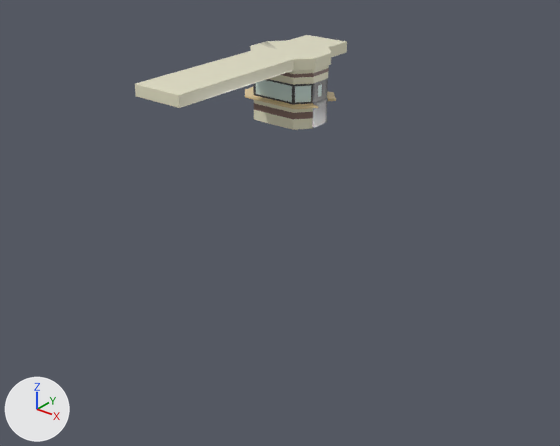
Renders of the FBX model DSH NEWS/Assets/Modelling_underground/Ticketing.fbx from each side of a commit.
Before and after are seen from a 50 mm lens placed at (-1.3, -37.4, 9.0), pointed at (-24.2, -8.6, -8.8). The axes (+X, +Y, +Z) are drawn at lower left. The lights are the same throughout. The picture after the commit comes second. Vertices at exactly the same position are counted once.

Names of what the first picture shows: 'Ticketing'.
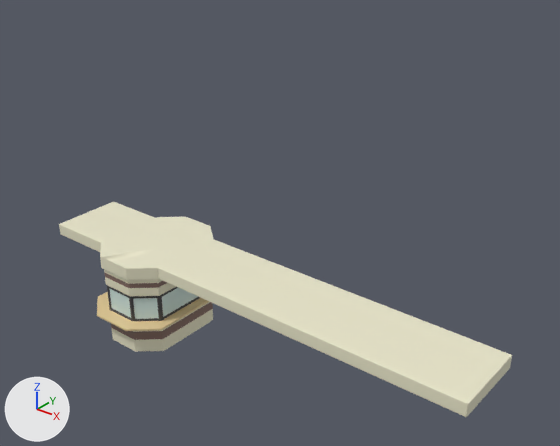
Where the change shows, as pixel boxes (x1, y1, x2, y2) in the pictures (560 x 446 px; the box of a moved part takes in the faces that stretch with it):
'Ticketing', reshaped, moved, turned: before (135, 35, 347, 130); after (59, 202, 512, 417)
part 1 of me_mesh, moved or reshaped: before (298, 35, 347, 48); after (59, 202, 139, 241)
part 2 of me_mesh, moved or reshaped: before (199, 38, 338, 83); after (86, 212, 297, 312)
part 3 of me_mesh, moved or reshaped: before (135, 66, 241, 100); after (245, 272, 512, 410)
part 4 of me_mesh, moved or reshaped: before (337, 46, 347, 55); after (60, 230, 87, 246)
part 5 of me_mesh, moved or reshaped: before (135, 80, 241, 108); after (245, 312, 511, 417)

Edits to the bpy script that builds the scene:
```text
Change me_mesh:
    used by ob_ticketing; location = (-32.31, 2.46, -6.0); rotation_euler = (1.571, 0.0, 0.0), in degrees (90, 0, 0); scale = (0.0102, 0.0101, 0.0102)
    remove me_mesh.from_pydata(...)  # 10910 vertices, 10887 faces; spans x -305.0..304.0, y -155.0..309.0, z -407.0..1166.0
    add me_mesh.from_pydata(...)  # 10910 vertices, 10887 faces; spans x -305.0..304.0, y -151.0..293.0, z -494.0..1631.0
    me_mesh part 1: all 79 vertices in x -170.0..166.0, y 282.0..309.0, z -407.0..-378.0 are moved by (0.0, -16.0, -87.0)
    me_mesh part 2: all 731 vertices in x -261.0..265.0, y 282.0..309.0, z -296.0..676.0 are moved by (0.0, -16.0, 0.0)
    me_mesh part 3: all 93 vertices in x -170.0..175.0, y 282.0..309.0, z 1040.0..1166.0 are moved by (0.0, -16.0, 465.0)
    me_mesh part 4: all 66 vertices in x -170.0..166.0, y 237.0..262.0, z -407.0..-378.0 are moved by (0.0, 0.0, -87.0)
    me_mesh part 5: all 78 vertices in x -170.0..175.0, y 237.0..262.0, z 1040.0..1166.0 are moved by (0.0, 0.0, 465.0)
    other edits to the shape of me_mesh do not show in these pictures
Change ob_ticketing:
    ob_ticketing.location: (-32.31, 2.46, -6.0) -> (-25.74, -15.9, -10.4)
    ob_ticketing.rotation_euler: (1.571, 0.0, 0.0) -> (1.571, 0.0, 1.571)  # degrees (90, 0, 0) -> degrees (90, 0, 90)
```
